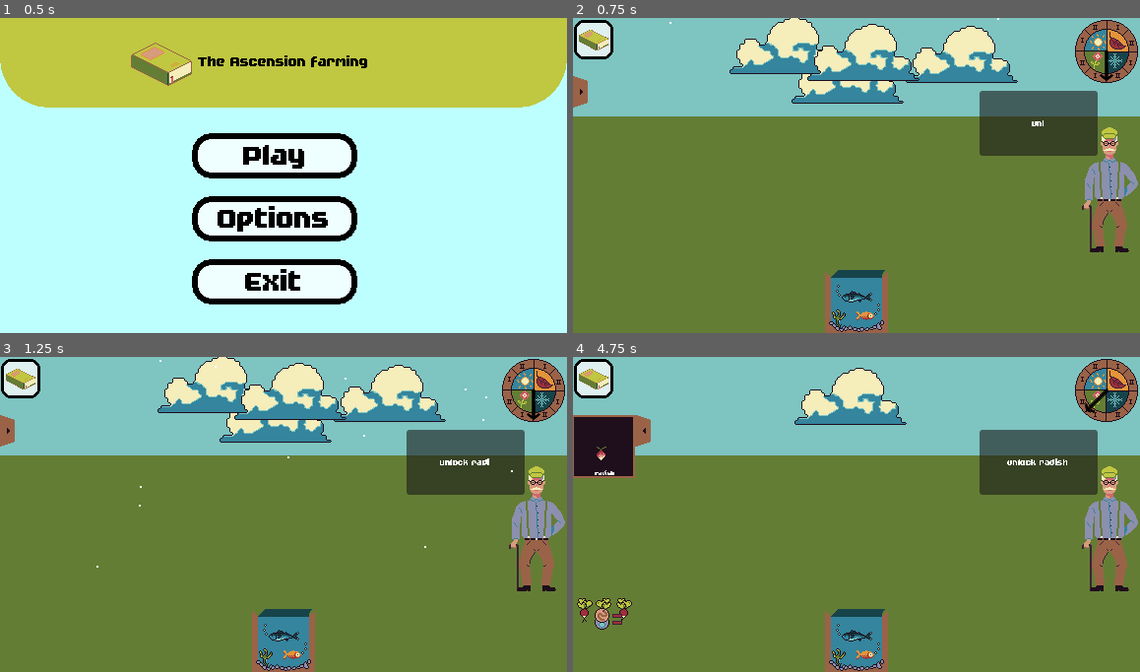
Above: before the commit, frames 1-4 (two rows, left to right).
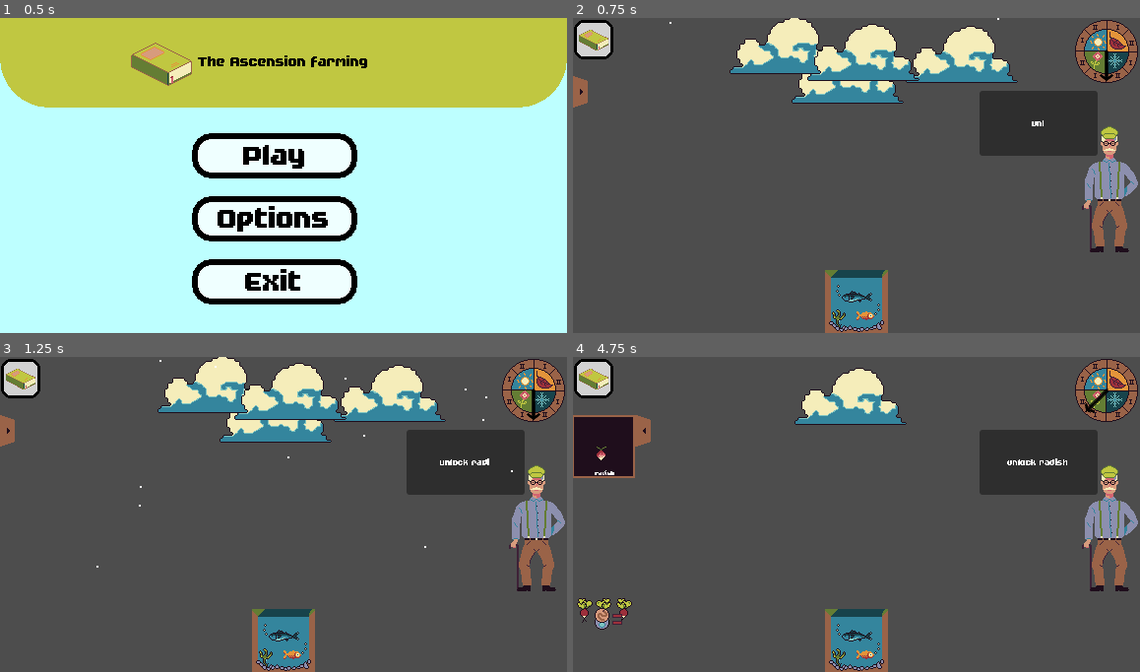
Above: after the commit, the same moments.

Repository: JustAlternate/Regenerative_Game_Jam
Game: Godot game, scene res://Scenes/menu.tscn
Same seed, same stepped clock (60 frames per second), same inputs: the game is played once before the commit and once after it.
Inputs (mouse positions are in pixels of both pictures, inside the frame that each line leads up to):
- Up to frame 1 (0.5 s): no input
- Up to frame 2 (0.75 s): click "Play" at 0.5 s
- Up to frame 3 (1.25 s): no input
- Up to frame 4 (4.75 s): click (590, 429) at 1.25 s; click "radish" at 2 s; click (607, 621) at 2.77 s; click (1105, 388) at 3.5 s; click "radish" at 4.25 s

Frame 1 is identical in both runs. In frame 2, 83% of the frame differs, in the area x 0-100%, y 0-100%; in frame 3, 83%; in frame 4, 86%.

Commit message:
no more backgorund

Diff:
--- a/Scenes/home.tscn
+++ b/Scenes/home.tscn
@@ -15,21 +15,6 @@
 
 [node name="Game" type="Node2D" parent="."]
 script = ExtResource("1_mivhc")
-
-[node name="background_ciel" type="ColorRect" parent="Game"]
-light_mask = 0
-z_index = -2
-offset_right = 576.0
-offset_bottom = 100.0
-color = Color(0.494118, 0.768627, 0.756863, 1)
-
-[node name="background_sol" type="ColorRect" parent="Game"]
-light_mask = 0
-z_index = -2
-offset_top = 100.0
-offset_right = 576.0
-offset_bottom = 320.0
-color = Color(0.392157, 0.490196, 0.203922, 1)
 
 [node name="Meteo" parent="Game" instance=ExtResource("6_2mes2")]
 
